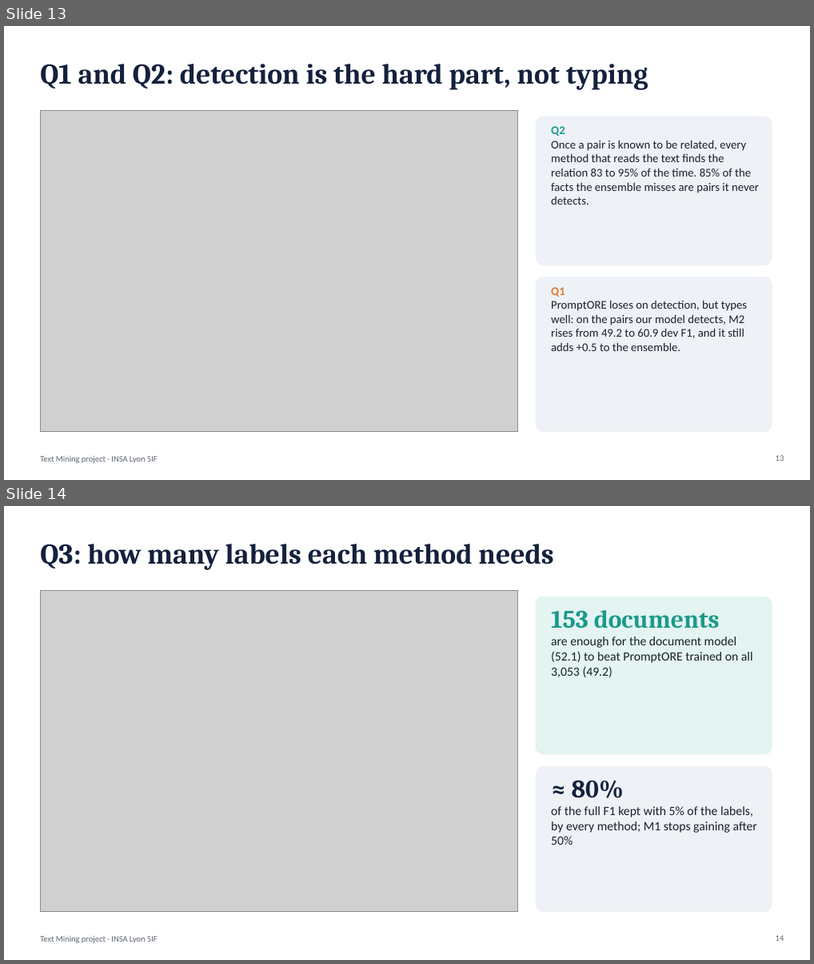
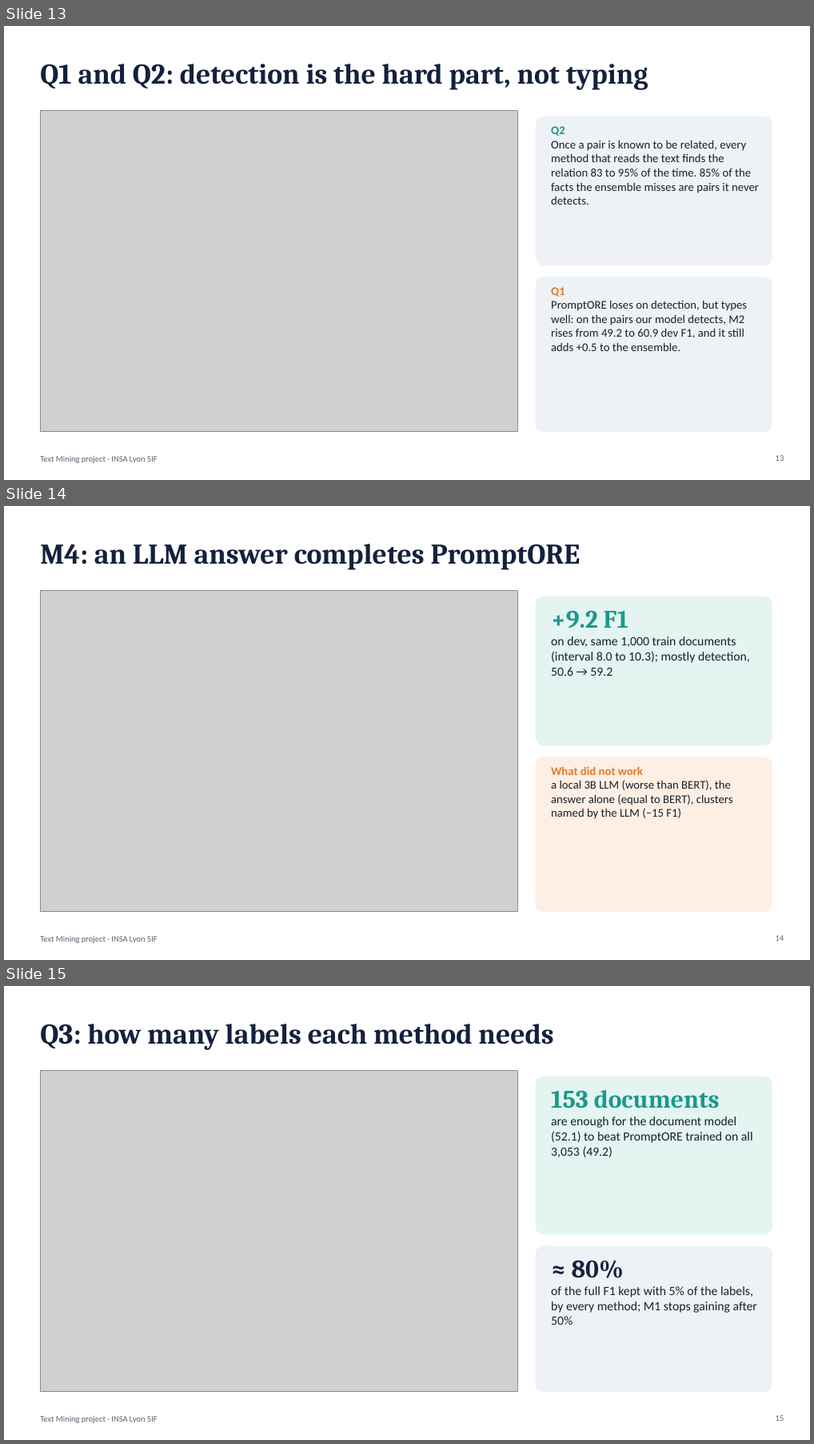
Before and after one commit to ZHU-Laurent/Knowledge-graph-extraction-from-text, a slide deck: report/presentation.pptx. Shown one above the other, each under a label of ours: slides 13 and 14 before the commit, slides 13, 14 and 15 after it. The pictures are 814x964 and 814x1444 pixels, drawn with LibreOffice and Linux fonts; fonts in the diff are those of the drawing; grey boxes stand for pictures. Boxes give left, top, right and bottom in pixels: in the first picture for what was removed or moved away, otherwise in the second. Text is boxed around its words. In the diff, an @@ line names an element or a change of style, - is before the commit and + after.

```diff
--- a/report/presentation.pptx
+++ b/report/presentation.pptx
@@ slide 14 added at (4, 506, 810, 960), background #FFFFFF; not listed: 1 template element that a slide beside it also shows @@
@@ title added at (40, 544, 581, 570), 34 pt, text #14213D, bold @@
+M4: an LLM answer completes PromptORE
@@ picture added at (40, 591, 518, 912) @@
@@ rounded rectangle added at (536, 596, 772, 745), fill #E3F4F1, outline #E3F4F1 1 pt @@
@@ text added at (551, 610, 750, 676), 15 pt, text #1B1F2A @@
++9.2 F1
+on dev, same 1,000 train documents (interval 8.0 to 10.3); mostly detection, 50.6 → 59.2
@@ rounded rectangle added at (536, 757, 772, 912), fill #FDEFE3, outline #FDEFE3 1 pt @@
@@ text added at (551, 766, 734, 819), 14 pt, text #1B1F2A @@
+What did not work
+a local 3B LLM (worse than BERT), the answer alone (equal to BERT), clusters named by the LLM (−15 F1)
@@ page number added at (776, 935, 785, 940), 10 pt, text #5B6270 @@
+14
@@ what was slide 14 is now slide 15 @@
```
Also in this commit, not shown: 2 slides changed, 7 other files.
